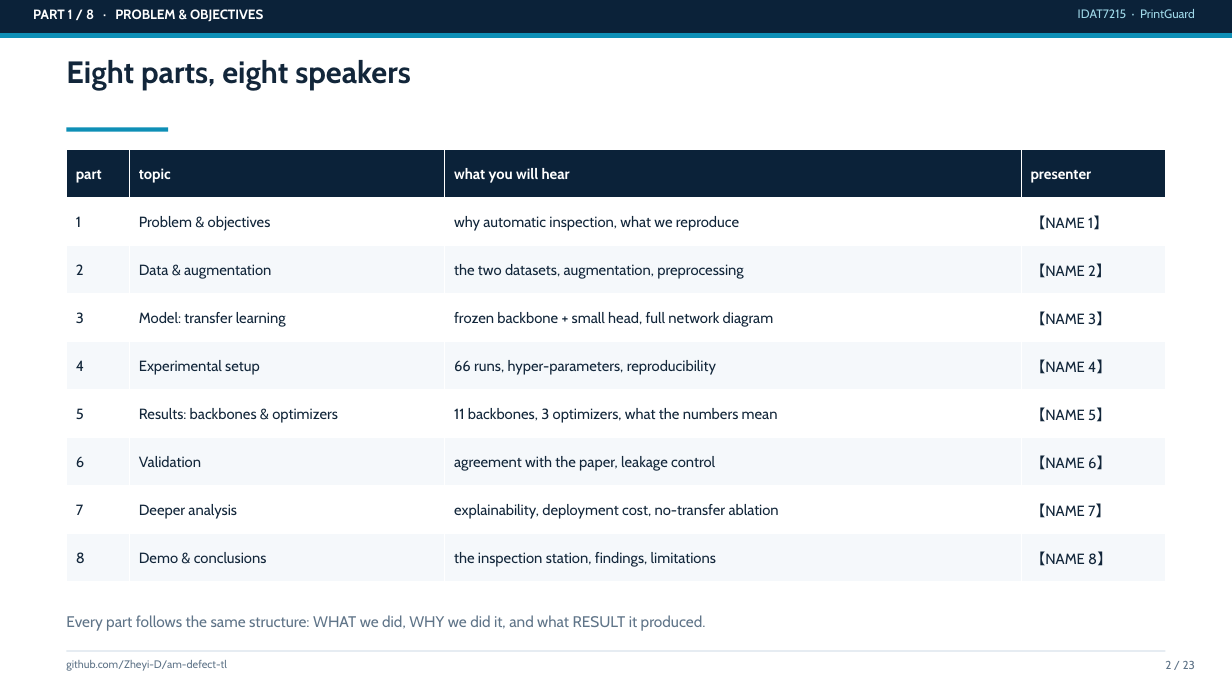
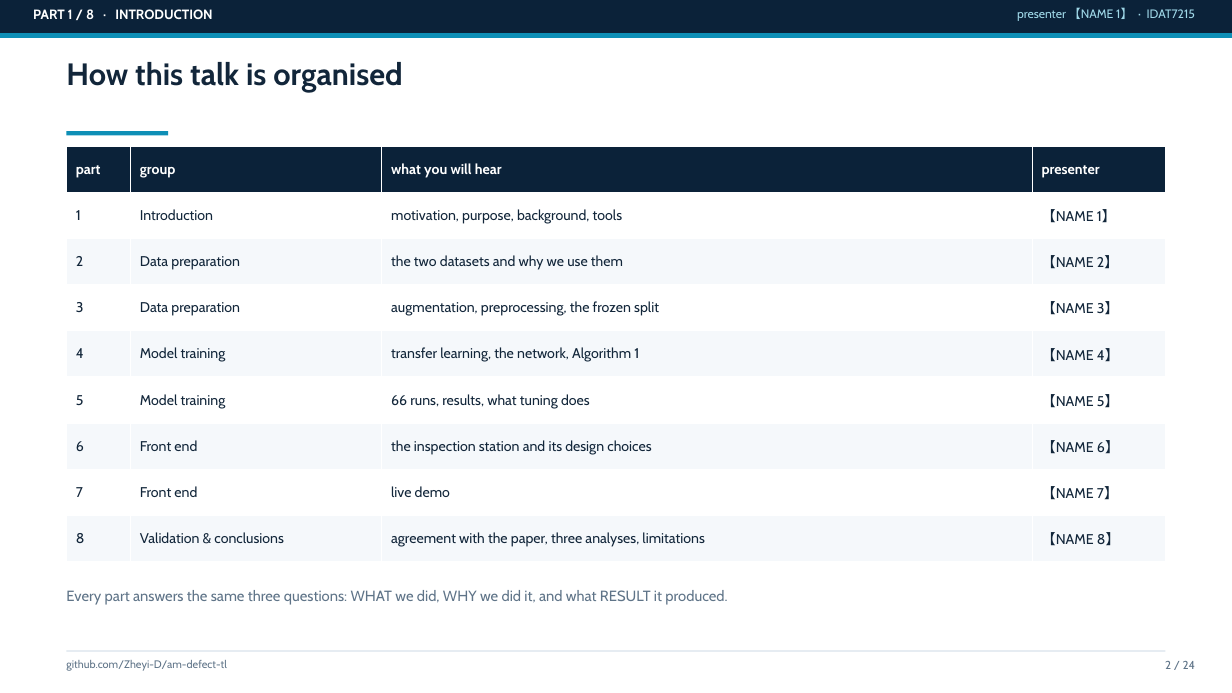
Before and after one commit to Zheyi-D/am-defect-tl, a slide deck: slide 2 of reports/slides_draft.pptx. Drawn at 1232x693 pixels with LibreOffice and Linux fonts; fonts in the diff are those of the drawing. Boxes give left, top, right and bottom in pixels: in the first picture for what was removed or moved away, otherwise in the second. Text is boxed around its words. In the diff, an @@ line names an element or a change of style, - is before the commit and + after.

```diff
--- a/reports/slides_draft.pptx
+++ b/reports/slides_draft.pptx
@@ text at (x1=33, y1=9, x2=212, y2=19): text changed @@
-PART 1 / 8 · PROBLEM & OBJECTIVES
+PART 1 / 8 · INTRODUCTION
@@ text added at (x1=1017, y1=7, x2=1195, y2=21), 9.5 pt, text #9FD8E8 @@
+presenter 【NAME 1】 · IDAT7215
@@ text removed at (x1=1078, y1=9, x2=1195, y2=18) @@
-IDAT7215 · PrintGuard
@@ text at (x1=66, y1=62, x2=402, y2=92): text changed @@
-Eight parts, eight speakers
+How this talk is organised
@@ rectangle moved from (x1=67, y1=128, x2=168, y2=131) to (x1=67, y1=131, x2=168, y2=135) @@
@@ table at (x1=67, y1=146, x2=1165, y2=562) @@
-row 1, column 2: topic
+row 1, column 2: group
-row 2, column 2: Problem & objectives
+row 2, column 2: Introduction
-row 2, column 3: why automatic inspection, what we reproduce
+row 2, column 3: motivation, purpose, background, tools
-row 3, column 2: Data & augmentation
+row 3, column 2: Data preparation
-row 3, column 3: the two datasets, augmentation, preprocessing
+row 3, column 3: the two datasets and why we use them
-row 4, column 2: Model: transfer learning
+row 4, column 2: Data preparation
-row 4, column 3: frozen backbone + small head, full network diagram
+row 4, column 3: augmentation, preprocessing, the frozen split
-row 5, column 2: Experimental setup
+row 5, column 2: Model training
-row 5, column 3: 66 runs, hyper-parameters, reproducibility
+row 5, column 3: transfer learning, the network, Algorithm 1
-row 6, column 2: Results: backbones & optimizers
+row 6, column 2: Model training
-row 6, column 3: 11 backbones, 3 optimizers, what the numbers mean
+row 6, column 3: 66 runs, results, what tuning does
-row 7, column 2: Validation
+row 7, column 2: Front end
-row 7, column 3: agreement with the paper, leakage control
+row 7, column 3: the inspection station and its design choices
-row 8, column 2: Deeper analysis
+row 8, column 2: Front end
-row 8, column 3: explainability, deployment cost, no-transfer ablation
+row 8, column 3: live demo
-row 9, column 2: Demo & conclusions
+row 9, column 2: Validation & conclusions
-row 9, column 3: the inspection station, findings, limitations
+row 9, column 3: agreement with the paper, three analyses, limitations
@@ size 11.5 to 11 pt in "part", "what you will hear", "presenter", "1" and 15 more places @@
@@ table resized from (x1=67, y1=150, x2=1165, y2=582) to (x1=67, y1=146, x2=1165, y2=562) @@
@@ text at (x1=66, y1=590, x2=727, y2=605): text changed; size 12 to 11.5 pt @@
-Every part follows the same structure: WHAT we did, WHY we did it, and what RESULT it produced.
+Every part answers the same three questions: WHAT we did, WHY we did it, and what RESULT it produced.
@@ text at (x1=1165, y1=661, x2=1196, y2=669): text changed @@
-2 / 23
+2 / 24
```
Also in this commit, not shown: 18 other slides changed, 5 slides added, 4 slides removed, 2 other files.
